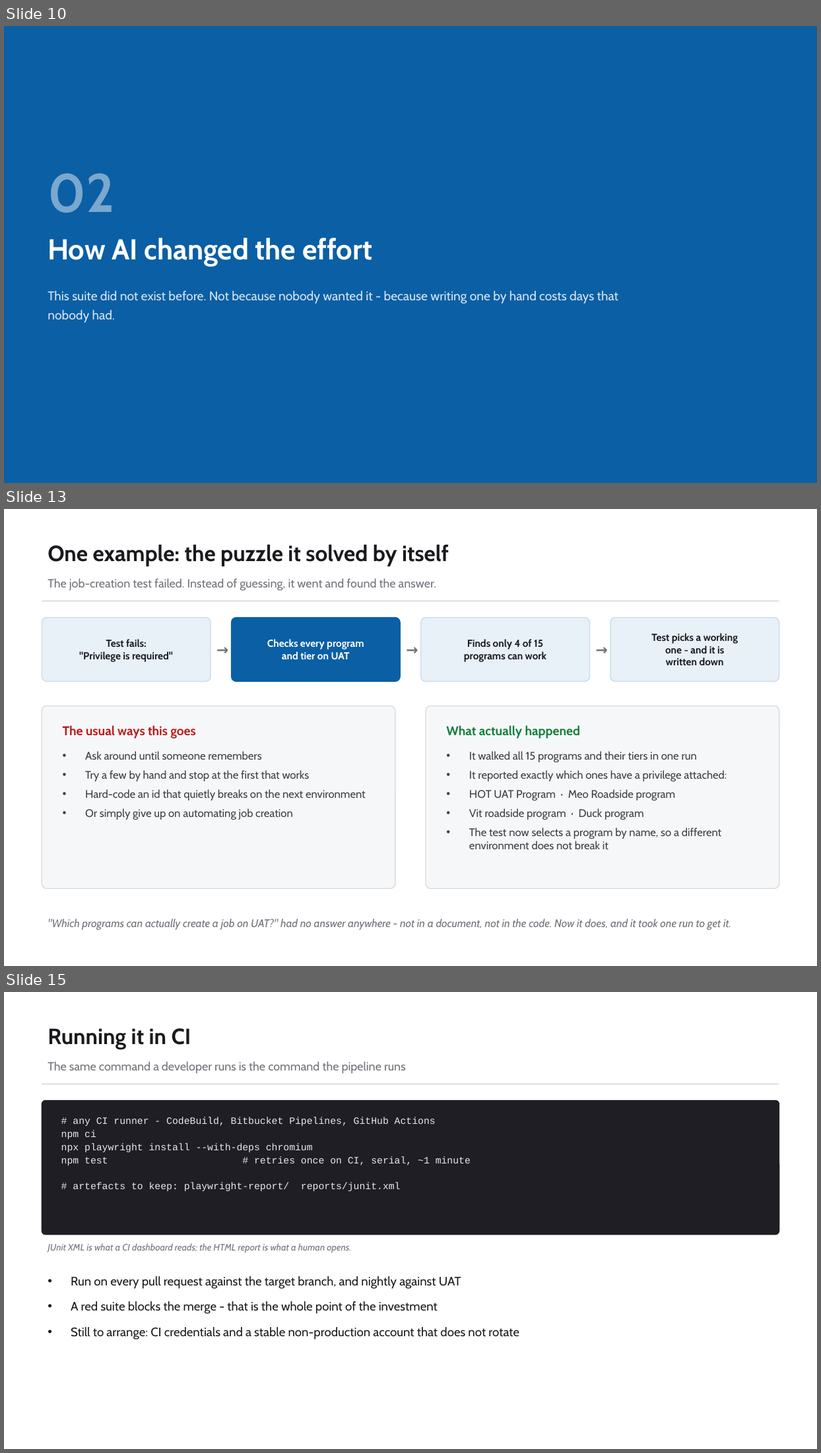
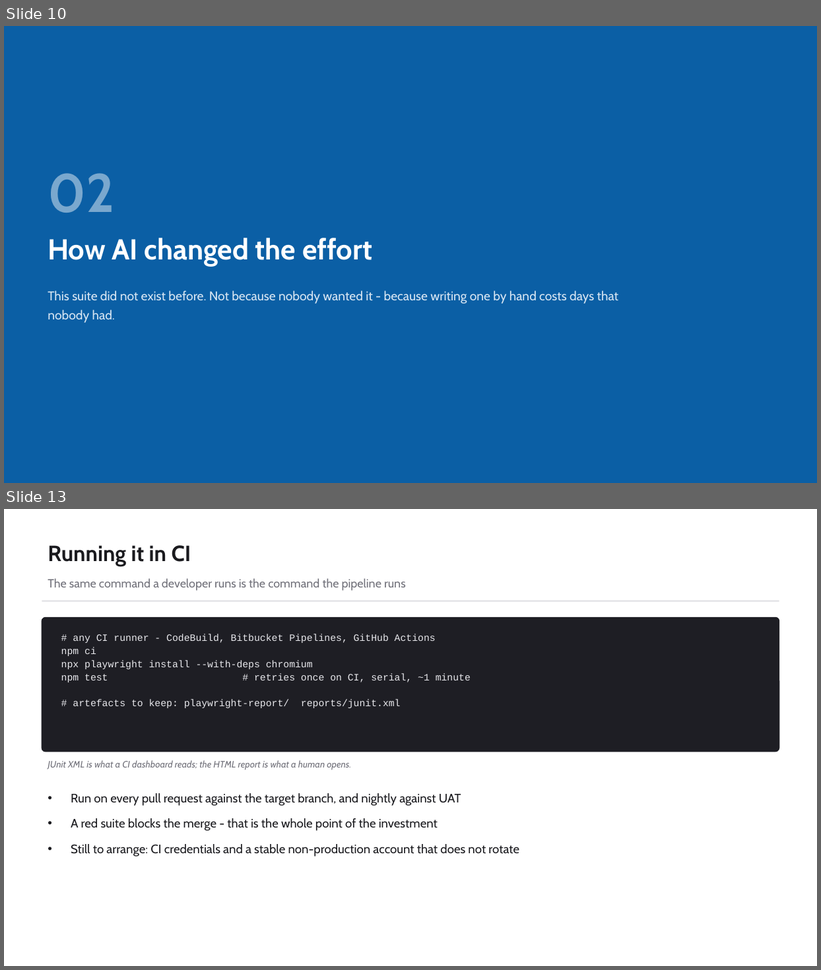
Before and after one commit to bulubuloa/AS.APAC.AI.Workshop, a slide deck: presentations/Web_Test_Automation_Playwright.pptx. Shown one above the other, each under a label of ours: slides 10, 13 and 15 before the commit, slides 10 and 13 after it; the slides between them are not shown. The pictures are 821x1453 and 821x970 pixels, drawn with LibreOffice and Linux fonts; fonts in the diff are those of the drawing. Boxes give left, top, right and bottom in pixels: in the first picture for what was removed or moved away, otherwise in the second. Text is boxed around its words. In the diff, an @@ line names an element or a change of style, - is before the commit and + after.

```diff
--- a/presentations/Web_Test_Automation_Playwright.pptx
+++ b/presentations/Web_Test_Automation_Playwright.pptx
@@ slide 13 removed at [4,509,817,966], background #FFFFFF @@
@@ text removed at [48,545,449,566] @@
-One example: the puzzle it solved by itself
@@ text removed at [48,578,436,591] @@
-The job-creation test failed. Instead of guessing, it went and found the answer.
@@ rectangle removed at [42,601,780,601] @@
@@ rounded rectangle removed at [42,618,211,682] @@
@@ text removed at [211,618,232,682] @@
-→
@@ rounded rectangle removed at [232,618,401,682] @@
@@ text removed at [401,618,421,682] @@
-→
@@ rounded rectangle removed at [421,618,590,682] @@
@@ text removed at [589,618,611,682] @@
-→
@@ rounded rectangle removed at [611,618,780,682] @@
@@ text removed at [79,639,173,662] @@
-Test fails:
-"Privilege is required"
@@ text removed at [267,639,364,659] @@
-Checks every program
-and tier on UAT
@@ text removed at [464,639,547,662] @@
-Finds only 4 of 15
-programs can work
@@ text removed at [651,633,738,665] @@
-Test picks a working
-one - and it is
-written down
@@ rounded rectangle removed at [42,706,395,889] @@
@@ rounded rectangle removed at [426,706,780,889] @@
@@ text removed at [63,725,195,739] @@
-The usual ways this goes
@@ text removed at [446,725,581,739] @@
-What actually happened
@@ text removed at [85,751,366,820] @@
-• Ask around until someone remembers
-• Try a few by hand and stop at the first that works
-• Hard-code an id that quietly breaks on the next environment
-• Or simply give up on automating job creation
@@ text removed at [469,751,727,850] @@
-• It walked all 15 programs and their tiers in one run
-• It reported exactly which ones have a privilege attached:
-• HOT UAT Program · Meo Roadside program
-• Vit roadside program · Duck program
-• The test now selects a program by name, so a different environment does not break it
@@ text removed at [48,919,731,930] @@
-"Which programs can actually create a job on UAT?" had no answer anywhere - not in a document, not in the code. Now it does, and it took one run to get it.
@@ what was slide 15 is now slide 13 @@
```
Also in this commit, not shown: 2 slides changed, 1 other slide removed, 1 other file.
